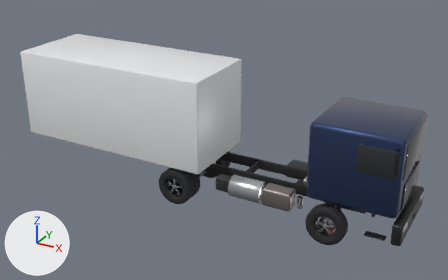
Renders of the glTF model modelle/lkw.glb from each side of a commit.
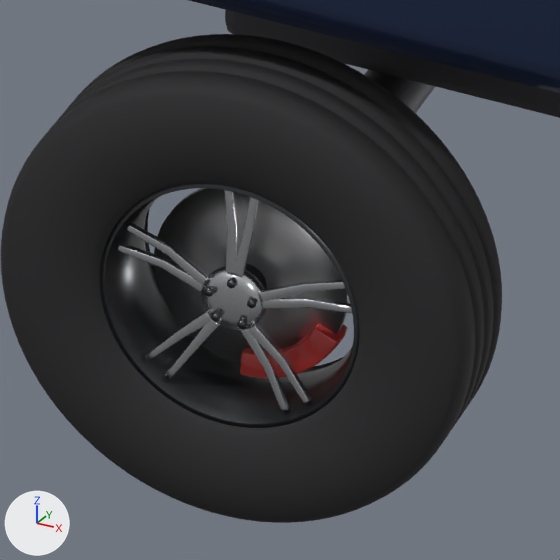
The first picture shows the older version from a 50 mm camera at (7.07, -14.03, 8.72) aimed at (-0.69, 0.09, 1.66). The close-ups show the older and then the newer version on the part from 68% to 79% of the width and 72% to 89% of the height of that picture. Only the edits that show in the close-ups are written down. Every picture has the same lights, and +X, +Y and +Z are marked at lower left. Where no turn or scale is listed for an object, it has been applied to the vertices. Vertices at exactly the same position are counted once.

The older version as bpy lines, for what is in view:
```python
me_cube_013 = bpy.data.meshes.new('Cube.013')
me_cube_013.from_pydata(...)  # 56 vertices, 108 faces; spans x -1.15..1.15, y -1.12..1.12, z -1.03..1.03
me_cube_013.materials.append(mat_lack)  # dark blue #16305d
me_rad_vr_bremsscheibe = bpy.data.meshes.new('rad_vr_bremsscheibe')
me_rad_vr_bremsscheibe.from_pydata(...)  # 611 vertices, 1074 faces; spans x -0.96..0.96, y -0.16..0.16, z -1.0..1.0
# faces by material slot: [720, 354]
me_rad_vr_bremsscheibe.materials.append(mat_bremsscheibe)  # grey #a6a6a8
me_rad_vr_bremsscheibe.materials.append(mat_bremssattel)  # red #c43835
me_rad_vr_reifen = bpy.data.meshes.new('rad_vr_reifen')
me_rad_vr_reifen.from_pydata(...)  # 3957 vertices, 7420 faces; spans x -0.522..0.522, y -0.15..0.15, z -0.522..0.522
# faces by material slot: [4416, 1444, 1560]
me_rad_vr_reifen.materials.append(mat_gummi)  # black #242427
me_rad_vr_reifen.materials.append(mat_felge_dunkel)  # dark grey #505255
me_rad_vr_reifen.materials.append(mat_felge)  # light grey #ced1d6
ob_bt_bremse_vr = bpy.data.objects.new('bt:bremse_vr', me_rad_vr_bremsscheibe)
ob_bt_bremse_vr.location = (2.85, -1.01, 0.514)
ob_bt_bremse_vr.scale = (0.223, 0.223, 0.223)
ob_bt_rad_vr = bpy.data.objects.new('bt:rad_vr', me_rad_vr_reifen)
ob_bt_rad_vr.location = (2.85, -1.025, 0.522)
ob_kabine = bpy.data.objects.new('kabine', me_cube_013)
ob_kabine.location = (3.4, 0.0, 2.175)
# also in view: 'bt:achsen' at (0.56, 0.0, 0.52); 'bt:motor' at (3.05, 0.0, 1.07)
```
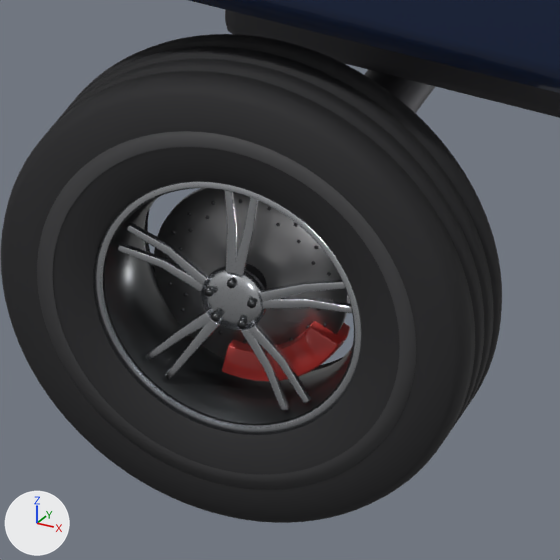
The change, as a diff of the scene's bpy script:
```diff
--- a/modelle/lkw.glb.py
+++ b/modelle/lkw.glb.py
@@ mat_gummi_flanke @@
+mat_gummi_flanke = principled_material('gummi_flanke')
+mat_gummi_flanke.base_color = (0.045, 0.045, 0.048)  # dark grey #3c3c3e
+mat_gummi_flanke.roughness = 0.7
@@ me_rad_vr_reifen @@
 # used by ob_bt_rad_vr; location = (2.85, -1.025, 0.522)
-me_rad_vr_reifen.from_pydata(...)  # 3957 vertices, 7420 faces; spans x -0.522..0.522, y -0.15..0.15, z -0.522..0.522
+me_rad_vr_reifen.from_pydata(...)  # 4725 vertices, 8572 faces; spans x -0.522..0.522, y -0.151..0.151, z -0.522..0.522
+# me_rad_vr_reifen part 1: a new loose piece of 384 vertices spanning x -0.3..0.3, y -0.137..-0.127, z -0.3..0.3, in mat_felge (light grey #ced1d6)
+# me_rad_vr_reifen part 2: a new loose piece of 384 vertices spanning x -0.422..0.422, y -0.151..-0.147, z -0.422..0.422, in mat_gummi_flanke (dark grey #3c3c3e)
 me_rad_vr_reifen.materials.append(mat_gummi)
@@ me_rad_vr_reifen @@
 me_rad_vr_reifen.materials.append(mat_felge)
+me_rad_vr_reifen.materials.append(mat_gummi_flanke)  # dark grey #3c3c3e
@@ me_rad_vr_bremsscheibe @@
 # used by ob_bt_bremse_vr; location = (2.85, -1.01, 0.514); scale = (0.223, 0.223, 0.223)
-me_rad_vr_bremsscheibe.from_pydata(...)  # 611 vertices, 1074 faces; spans x -0.96..0.96, y -0.16..0.16, z -1.0..1.0
+me_rad_vr_bremsscheibe.from_pydata(...)  # 1213 vertices, 2134 faces; spans x -0.96..0.96, y -0.19..0.19, z -1.0..1.0
+# me_rad_vr_bremsscheibe part 3: 6 vertices moved within x -0.46..-0.1, y -0.06..0.06, z 0.36..0.99; 578 vertices removed from x -0.96..0.96, y -0.16..0.16, z -1.0..1.0; 604 vertices added at x -0.96..0.96, y -0.19..0.19, z -1.0..1.0
+# other edits to the shape of me_rad_vr_bremsscheibe do not show in these pictures
 me_rad_vr_bremsscheibe.materials.append(mat_bremsscheibe)
 me_rad_vr_bremsscheibe.materials.append(mat_bremssattel)
+me_rad_vr_bremsscheibe.materials.append(mat_stahl_dunkel)  # dark grey #616165
@@ ob_bt_bremse_vr @@
 ob_bt_bremse_vr = bpy.data.objects.new('bt:bremse_vr', me_rad_vr_bremsscheibe)
-ob_bt_bremse_vr.location = (2.85, -1.01, 0.514)
-ob_bt_bremse_vr.scale = (0.223, 0.223, 0.223)
+ob_bt_bremse_vr.location = (2.852, -1.01, 0.511)
+ob_bt_bremse_vr.scale = (0.226, 0.226, 0.226)
```

Changed parts and their boxes (x1, y1, x2, y2) in the close-ups (560 x 560 px):
'bt:bremse_vr', reshaped, moved, rescaled
    before: (154, 188, 350, 378)
    after: (154, 188, 350, 381)
part 1 of me_rad_vr_reifen, added
    after: (93, 181, 362, 435)
part 2 of me_rad_vr_reifen, added
    after: (37, 131, 416, 490)
